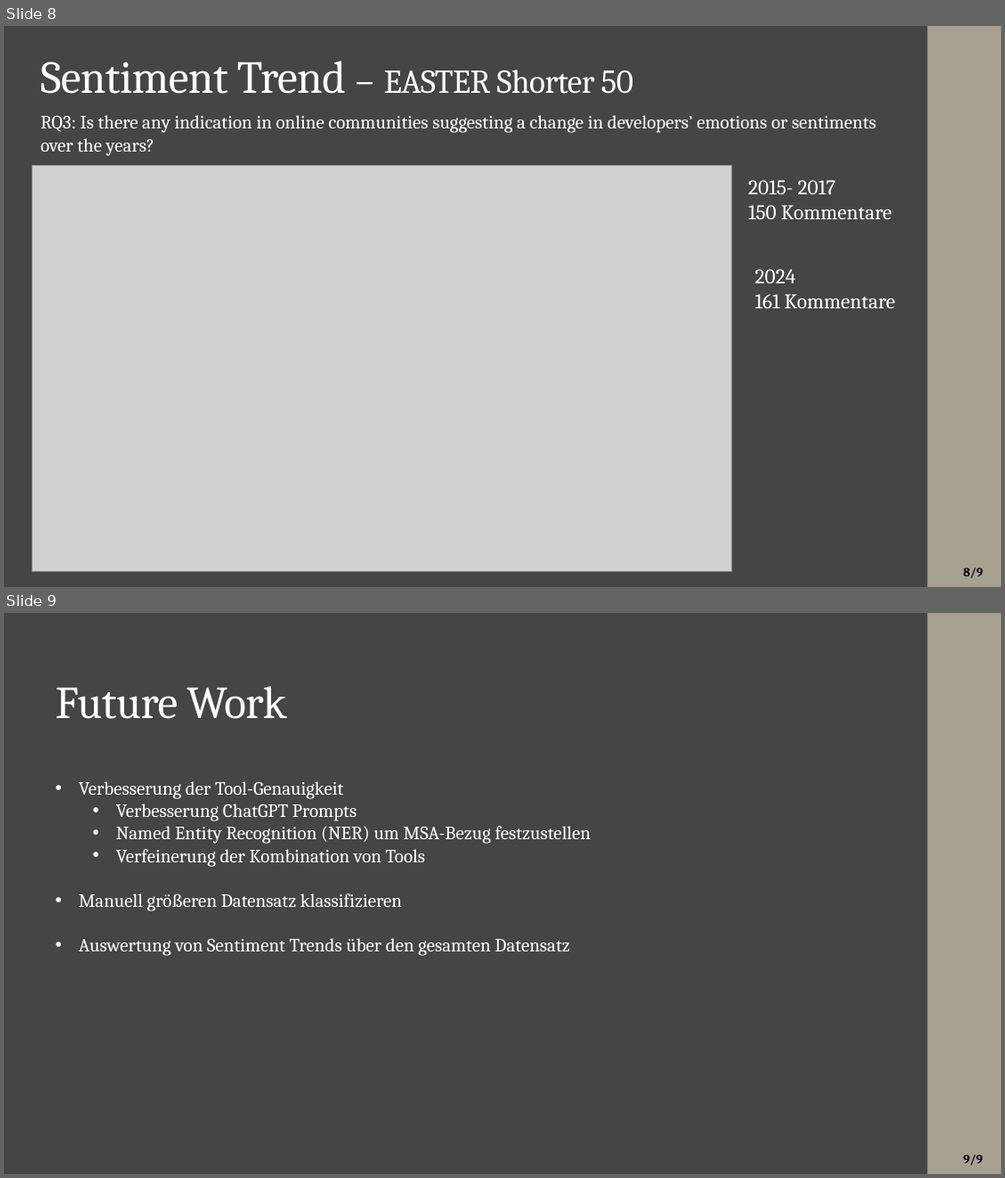
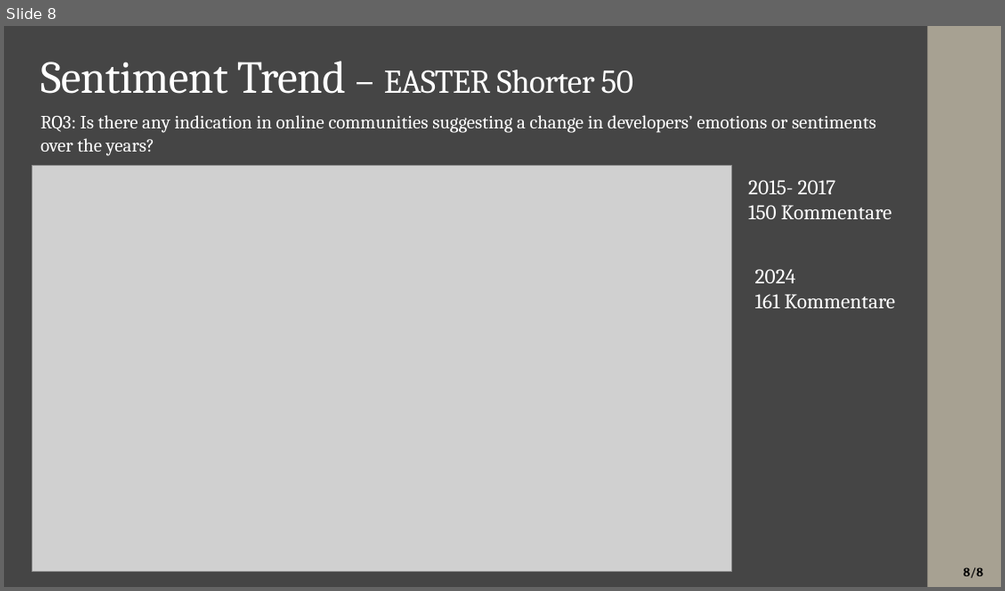
Before and after one commit to andreasw21/bachelor_thesis_msa_sentiments, a slide deck: Thesis_Documentation/Presentation_Slides/Abschlusspräsentation.pptx. Shown one above the other, each under a label of ours: slides 8 and 9 before the commit, slide 8 after it. The pictures are 1005x1178 and 1005x591 pixels, drawn with LibreOffice and Linux fonts; fonts in the diff are those of the drawing; grey boxes stand for pictures. Boxes give left, top, right and bottom in pixels: in the first picture for what was removed or moved away, otherwise in the second. Text is boxed around its words. In the diff, an @@ line names an element or a change of style, - is before the commit and + after.

```diff
--- a/Thesis_Documentation/Presentation_Slides/Abschlusspräsentation.pptx
+++ b/Thesis_Documentation/Presentation_Slides/Abschlusspräsentation.pptx
@@ slide 9 removed at [4, 613, 1001, 1174], background #454545; not listed: 1 template element that a slide beside it also shows @@
@@ title removed at [56, 686, 287, 719] @@
-Future Work
@@ text removed at [79, 781, 591, 956] @@
-• Verbesserung der Tool-Genauigkeit
-  • Verbesserung ChatGPT Prompts
-  • Named Entity Recognition (NER) um MSA-Bezug festzustellen
-  • Verfeinerung der Kombination von Tools
-• Manuell größeren Datensatz klassifizieren
-• Auswertung von Sentiment Trends über den gesamten Datensatz
@@ text removed at [963, 1154, 983, 1165] @@
-9/9
@@ slide 8 changed as well @@
@@ text at [963, 567, 984, 578]: text changed @@
-8/9
+8/8
```
Also in this commit, not shown: 7 other slides changed.
